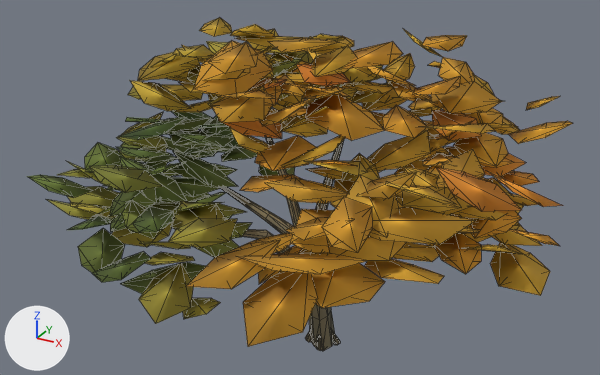
The glTF model data/models/impressionist/ART_MoatTree_Broad.lod.glb: old version first, new version second.
Camera for both pictures: a camera (50 mm lens) standing at (8.04, -15.82, 12.01) and looking at (-0.15, -0.94, 4.56). Every picture has the same lights, and +X, +Y and +Z are marked at lower left. The older version comes first. Mesh edges are drawn as thin lines. Vertices at exactly the same position are counted once.

Objects in the first picture: 'ART_MoatTree_Broad'.
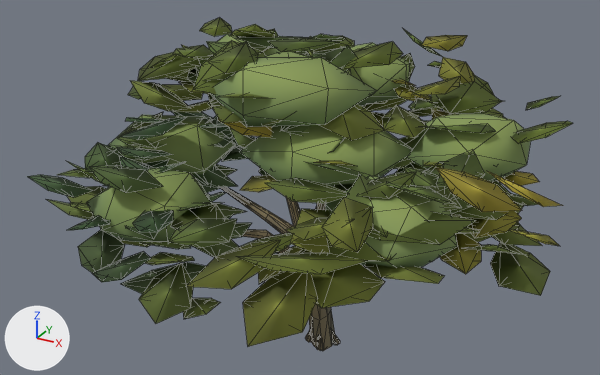
Edits to the scene script, one JSON object a line:
```json
{"op": "add", "block": "mat_hk_leafdark", "code": ["mat_hk_leafdark = bpy.data.materials.new('HK_LeafDark')", "mat_hk_leafdark.use_nodes = True; mat_hk_leafdark.node_tree.nodes.clear()", "_N = mat_hk_leafdark.node_tree.nodes; _L = mat_hk_leafdark.node_tree.links", "n0 = _N.new('ShaderNodeBsdfPrincipled'); n0.name = 'Principled BSDF'", "n0.inputs[2].default_value = 0.95  # 'Roughness'", "n1 = _N.new('ShaderNodeOutputMaterial'); n1.name = 'Material Output'", "n2 = _N.new('ShaderNodeVertexColor'); n2.name = 'Color Attribute'", "_L.new(n0.outputs[0], n1.inputs[0])  # 'BSDF' to 'Surface'", "_L.new(n2.outputs[0], n0.inputs[0])  # 'Color' to 'Base Color'"]}
{"block": "me_art_moattree_broad_001", "where": "# used by ob_art_moattree_broad; location = (0.0, 0.0, 0.0)"}
{"op": "remove", "block": "me_art_moattree_broad_001", "code": "me_art_moattree_broad_001.from_pydata(...)  # 1722 vertices, 2392 faces; spans x -5.5..5.9, y -6.8..4.66, z -0.07..7.9"}
{"op": "add", "block": "me_art_moattree_broad_001", "code": "me_art_moattree_broad_001.from_pydata(...)  # 1830 vertices, 2572 faces; spans x -5.5..5.9, y -6.8..4.66, z -0.07..7.9"}
{"block": "me_art_moattree_broad_001", "change": "me_art_moattree_broad_001 part 1"}
{"block": "me_art_moattree_broad_001", "change": "108 vertices are added at x -4.99..4.57, y -4.88..3.98, z 4.04..7.6"}
{"block": "me_art_moattree_broad_001", "change": "180 new faces join them, mat_hk_leafdark"}
{"block": "me_art_moattree_broad_001", "change": "me_art_moattree_broad_001 part 2: 2016 kept faces spanning x -5.5..5.9, y -6.8..4.66, z 3.38..7.9 get new vertex colours"}
{"op": "add", "block": "me_art_moattree_broad_001", "code": "me_art_moattree_broad_001.materials.append(mat_hk_leafdark)"}
```

Changed parts and their boxes (x1, y1, x2, y2) in the pictures (600 x 375 px):
```json
{"part": 1, "of": "me_art_moattree_broad_001", "change": "added", "after": [86, 34, 531, 268], "on screen": "green"}
{"part": 2, "of": "me_art_moattree_broad_001", "change": "recoloured", "before": [27, 17, 572, 347], "after": [27, 17, 572, 347], "on screen": "brown to green"}
```
